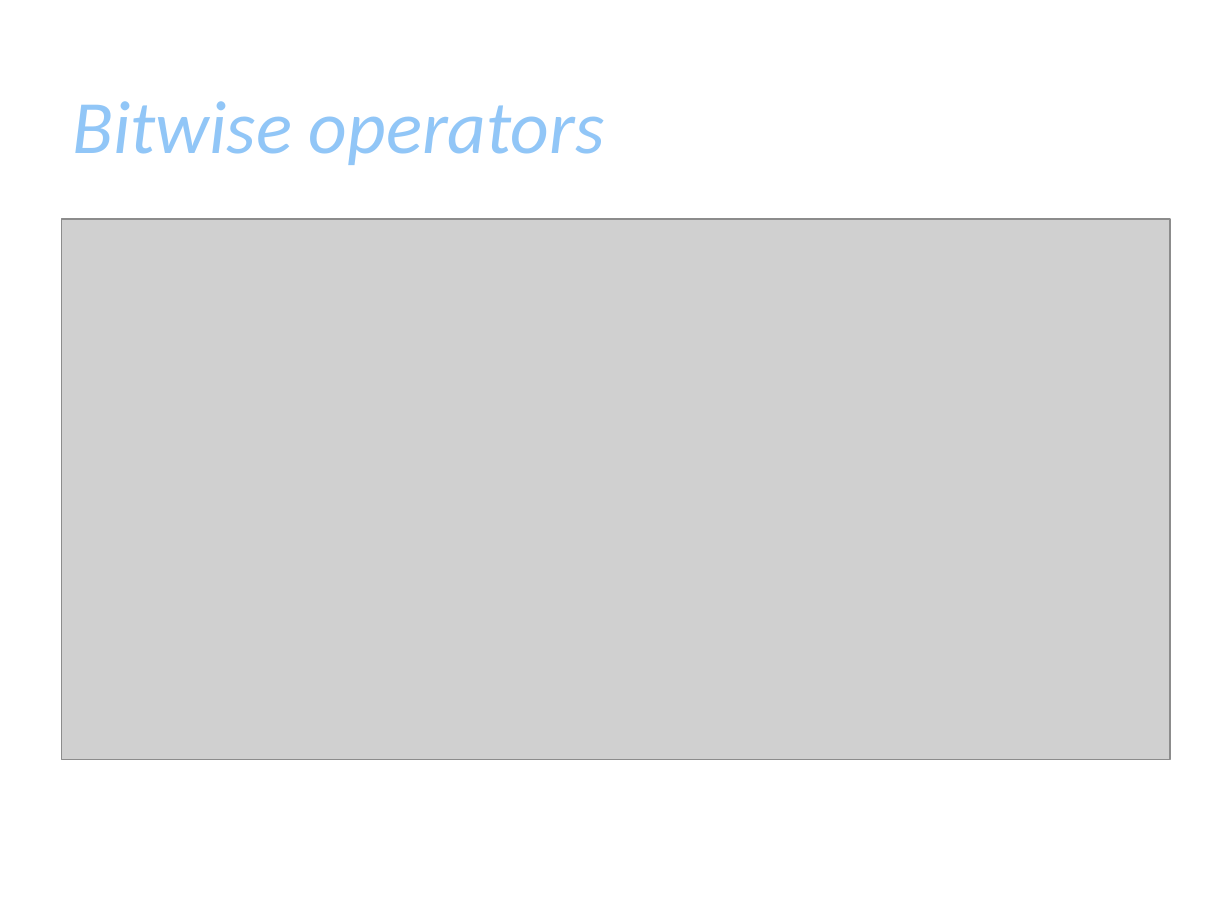
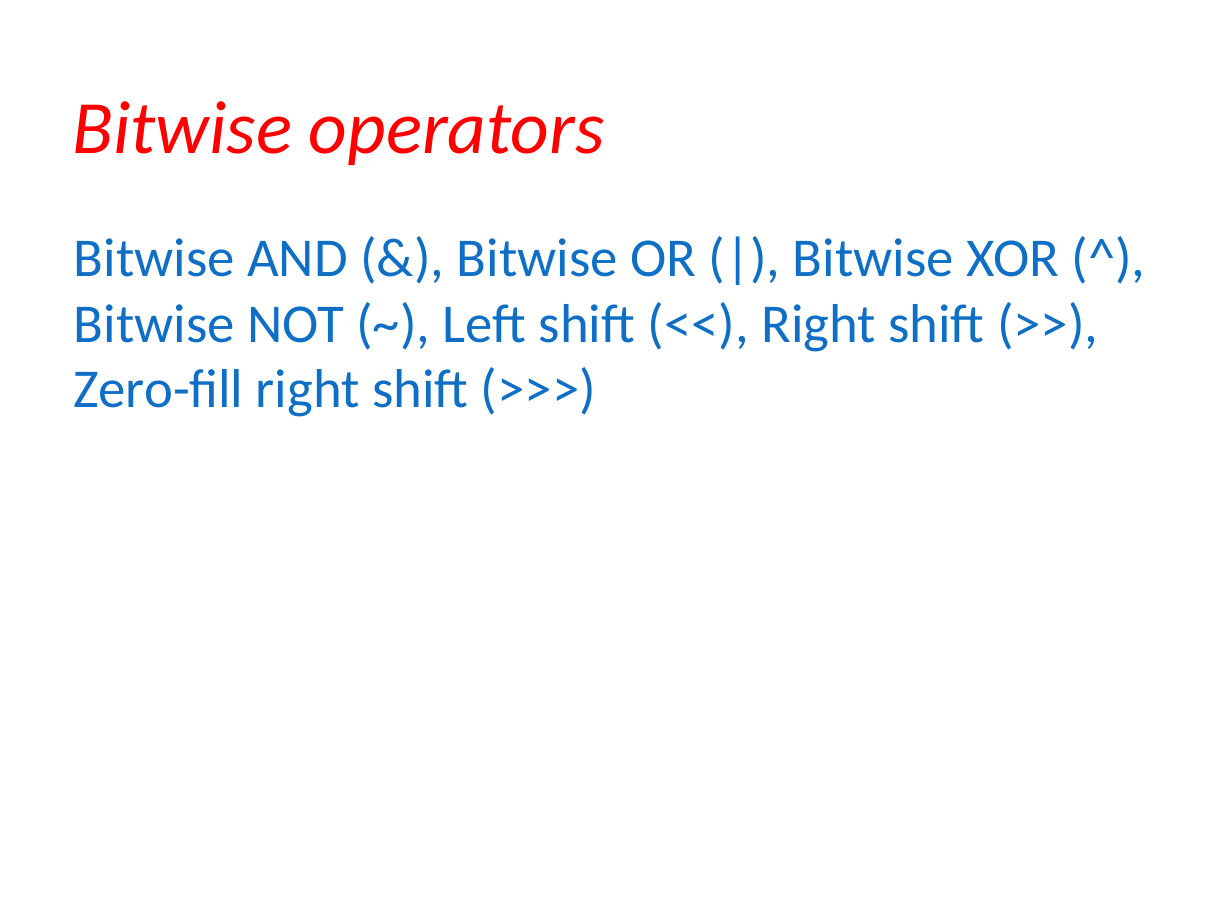
Before and after one commit to vishalamc/CAP489, a slide deck: slide 20 of typescriptVariablesTypesCntrolStructure.pptx (slide 16 before the commit). Drawn at 1232x924 pixels with LibreOffice and Linux fonts; fonts in the diff are those of the drawing; grey boxes stand for pictures; background and template pictures are left out. Boxes give left, top, right and bottom in pixels: in the first picture for what was removed or moved away, otherwise in the second. Text is boxed around its words. In the diff, an @@ line names an element or a change of style, - is before the commit and + after.

```diff
--- a/typescriptVariablesTypesCntrolStructure.pptx
+++ b/typescriptVariablesTypesCntrolStructure.pptx
@@ title "Bitwise operators" at (72, 101, 605, 165): text colour #91C6F7 to #FF0000 @@
@@ picture removed at (62, 219, 1170, 760) @@
@@ text added at (74, 238, 1059, 417), 32 pt, text #0F6FC6 @@
+Bitwise AND (&), Bitwise OR (|), Bitwise XOR (^), Bitwise NOT (~), Left shift (<<), Right shift (>>), Zero-fill right shift (>>>)
```
Also in this commit, not shown: 25 other slides changed, 5 slides added, 2 slides removed, 5 other files.
